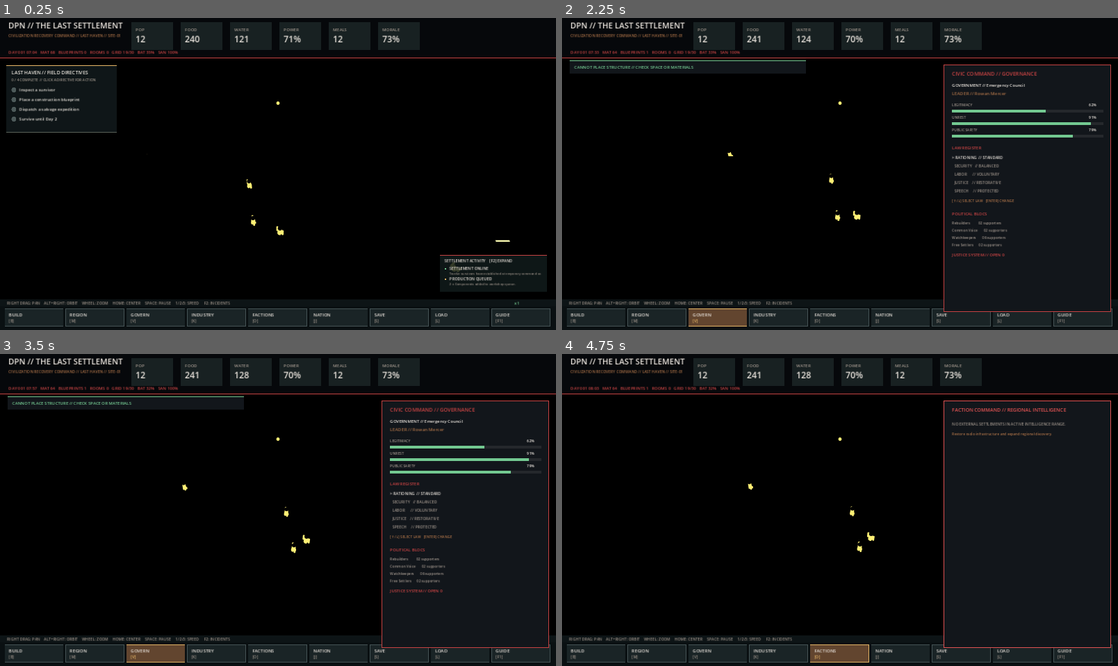
Above: before the commit, frames 1-4 (two rows, left to right).
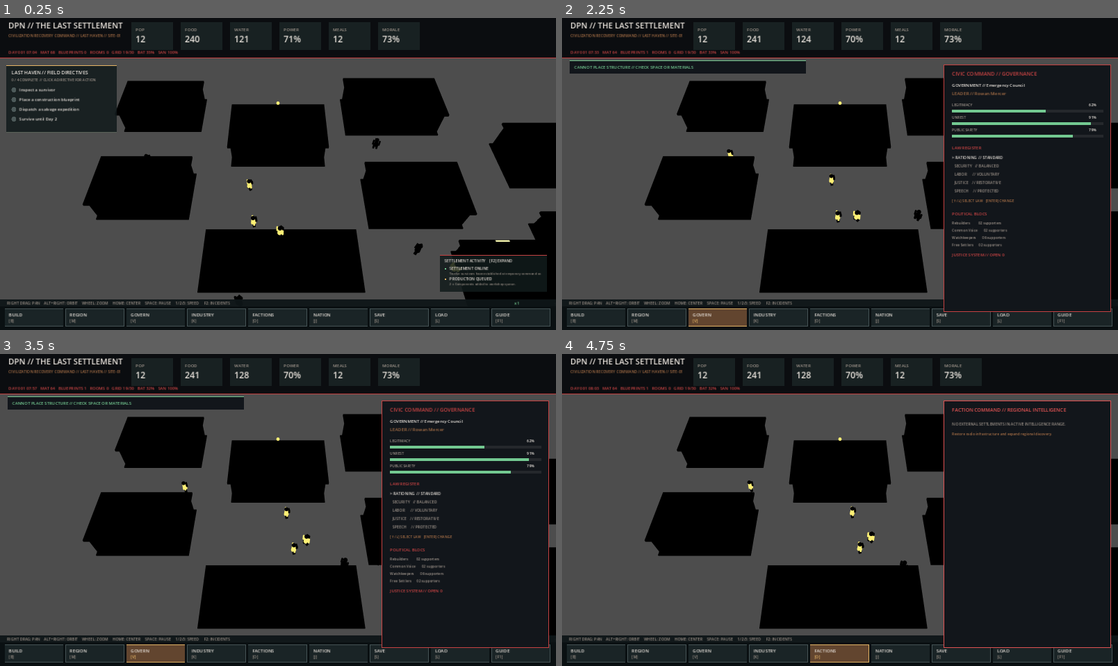
Above: after the commit, the same moments.

Repository: DPN-Technology/The-Last-Settlement
Game: Godot game, scene res://src/Main.tscn
Two runs of this game, one before a commit and one after it. Both use one fixed random seed, a clock stepped at 60 frames per second and the inputs below.
Inputs (mouse positions are in pixels of both pictures, inside the frame that each line leads up to):
- Up to frame 1 (0.25 s): no input
- Up to frame 2 (2.25 s): tap Enter at 0.5 s; move the mouse to (962, 158) at 0.52 s; hold Right 0.53-1.25 s; tap B at 0.6 s; click (962, 158) at 0.67 s; tap Space at 0.77, 1.25 s; drag from (728, 189) to (812, 236) at 1.27 s; move the mouse to (895, 105) at 2.02 s; hold Right from 2.03 s (still down); tap V at 2.1 s
- Up to frame 3 (3.5 s): release Right at 2.75 s; drag from (250, 572) to (111, 463) at 2.77 s
- Up to frame 4 (4.75 s): move the mouse to (1006, 556) at 3.52 s; hold Left 3.53-4.25 s; tap O at 3.6 s; tap Space at 3.77 s; tap Enter at 4.25 s; drag from (673, 463) to (756, 432) at 4.27 s

The runs differ from the first frame. In frame 1, 44% of the frame differs, in the area x 0-100%, y 12-91%; in frame 2, 35%; in frame 3, 35%; in frame 4, 37%.
Error before the commit: Invalid assignment of property or key 'reflected_light_energy' with value of type 'float' on a base object of type 'Environment'. (res://src/settlement_world_3…
Error after the commit: Parse Error: Cannot infer the type of "p" variable because the value doesn't have a set type. (res://src/wasteland_detail.gd:122)

Commit message:
feat(3d): integrate height-mapped terrain and detailed facility geometry into playable world

Diff:
--- a/src/settlement_world_3d.gd
+++ b/src/settlement_world_3d.gd
@@ -264,9 +264,7 @@
 
 func _build_terrain() -> void:
 	var ground := MeshInstance3D.new()
-	var plane := PlaneMesh.new()
-	plane.size = Vector2(320.0, 320.0)
-	ground.mesh = plane
+	ground.mesh = WastelandDetail.terrain_mesh()
 	var shader := Shader.new()
 	shader.code = GROUND_SHADER
 	var terrain_material := ShaderMaterial.new()
@@ -300,6 +298,7 @@
 	for i in range(15):
 		var p := Vector3(-48 + float(i % 5)*2.6, 0, 34 + float(i / 5)*3.0)
 		_box(terrain_layer, p + Vector3(0, 0.6, 0), Vector3(1.9, 1.2, 1.9), materials["rust"])
+	WastelandDetail.detail_ruins(terrain_layer, materials)
 
 func _road(a: Vector3, b: Vector3, width: float) -> void:
 	var delta := b - a
@@ -506,6 +505,7 @@
 	elif type == "housing":
 		for i in [-1.0,1.0]:
 			_box(group,Vector3(i*size.x*0.23,body_height+0.86,0),Vector3(2.5,1.1,2.4),materials["rooflight"])
+	WastelandDetail.detail_building(group,type,size,body_height,float(b.get("condition",100.0)),materials)
 	if float(b.get("condition",100.0)) < 60.0:
 		_box(group,Vector3(size.x*0.35,body_height+0.63,0),Vector3(2.0,0.17,1.1),materials["rust"])
 
@@ -517,6 +517,7 @@
 		for j in range(9):
 			var z := -size.y*0.4 + float(j)*size.y*0.1
 			_sphere(group,Vector3(x,0.5,z),0.25,materials["leaf"])
+	WastelandDetail.detail_farm(group,size,materials)
 
 func _update_people(sim: SettlementSimulation, selected_citizen: Dictionary) -> void:
 	var alive_ids: Dictionary = {}
